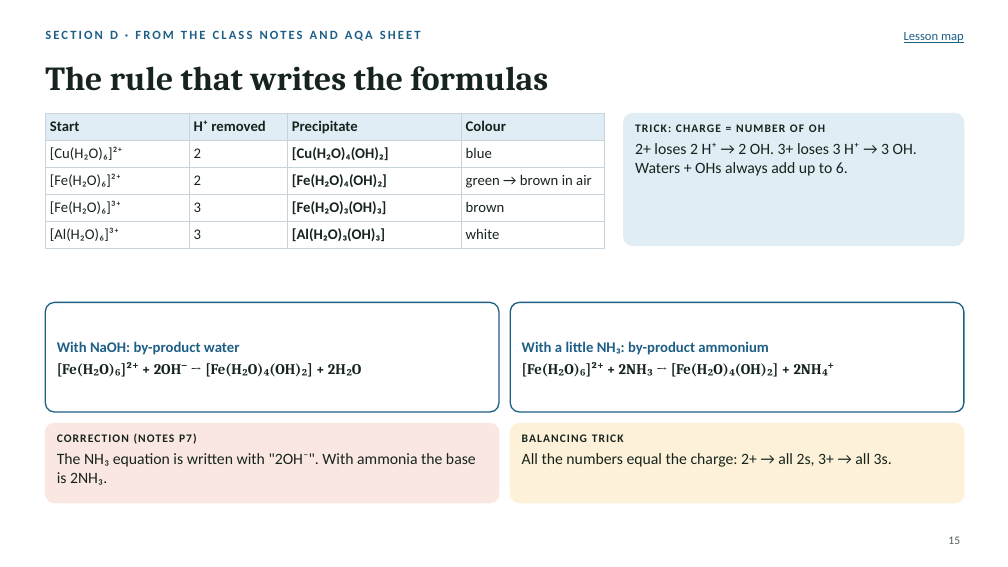
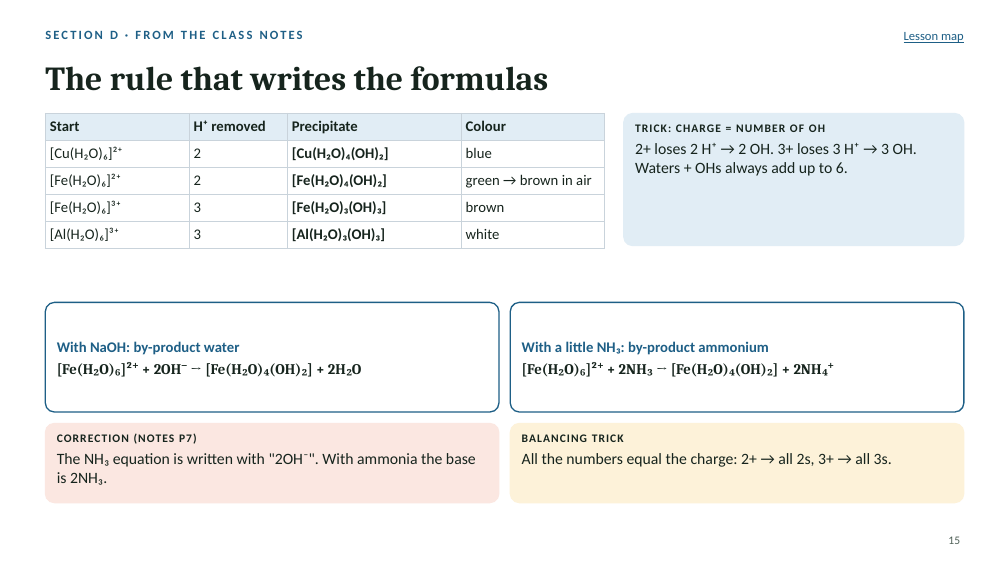
Before and after one commit to AramBarzinjy/energy-transfer-lesson, a slide deck: slide 15 of chemistry/aqueous-ions/Aqueous-ions-lesson.pptx. Drawn at 1008x567 pixels with LibreOffice and Linux fonts; fonts in the diff are those of the drawing. Boxes give left, top, right and bottom in pixels: in the first picture for what was removed or moved away, otherwise in the second. Text is boxed around its words. In the diff, an @@ line names an element or a change of style, - is before the commit and + after.

```diff
--- a/chemistry/aqueous-ions/Aqueous-ions-lesson.pptx
+++ b/chemistry/aqueous-ions/Aqueous-ions-lesson.pptx
@@ text at <box>45,30,303,39</box>: text changed @@
-SECTION D · FROM THE CLASS NOTES AND AQA SHEET
+SECTION D · FROM THE CLASS NOTES
```
Also in this commit, not shown: 3 other slides changed, 1 slide added, 2 other files.
